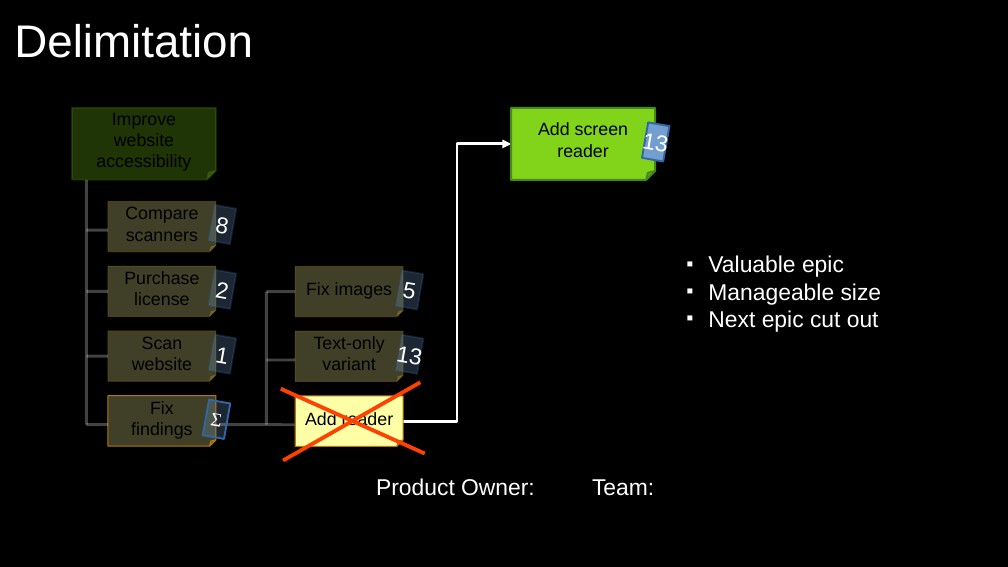
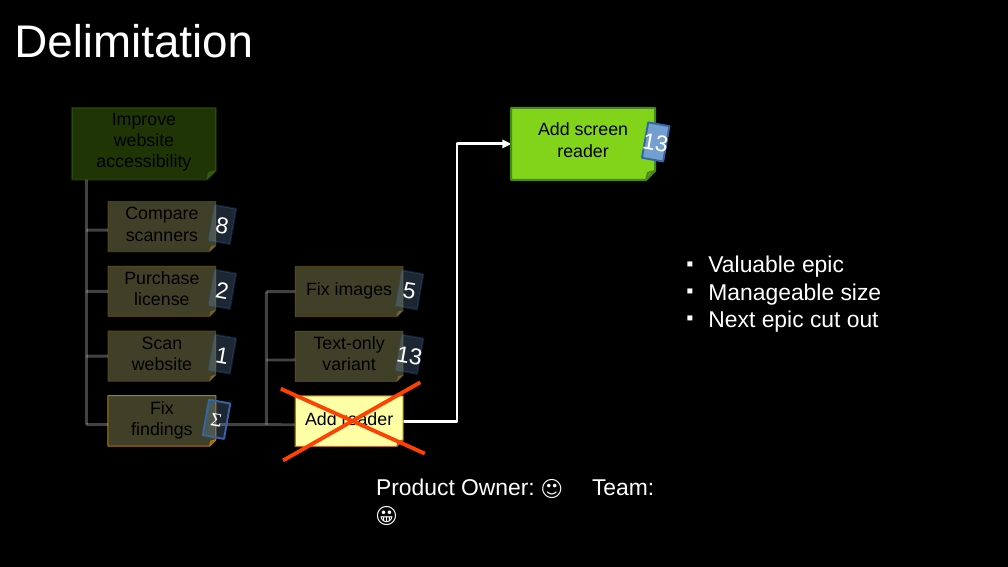
Before and after one commit to exasol/tutorials, a slide deck: slide 23 of estimating/estimating.odp. Drawn at 1008x567 pixels with LibreOffice and Linux fonts; fonts in the diff are those of the drawing; background and template pictures are left out. Boxes give left, top, right and bottom in pixels: in the first picture for what was removed or moved away, otherwise in the second. Text is boxed around its words. In the diff, an @@ line names an element or a change of style, - is before the commit and + after.

```diff
--- a/estimating/estimating.odp
+++ b/estimating/estimating.odp
@@ text at bbox=[376, 478, 654, 496]: text changed @@
-Product Owner: Team:
+Product Owner: 🙂 Team: 😀
```
Also in this commit, not shown: 7 other slides changed, 1 slide added.
